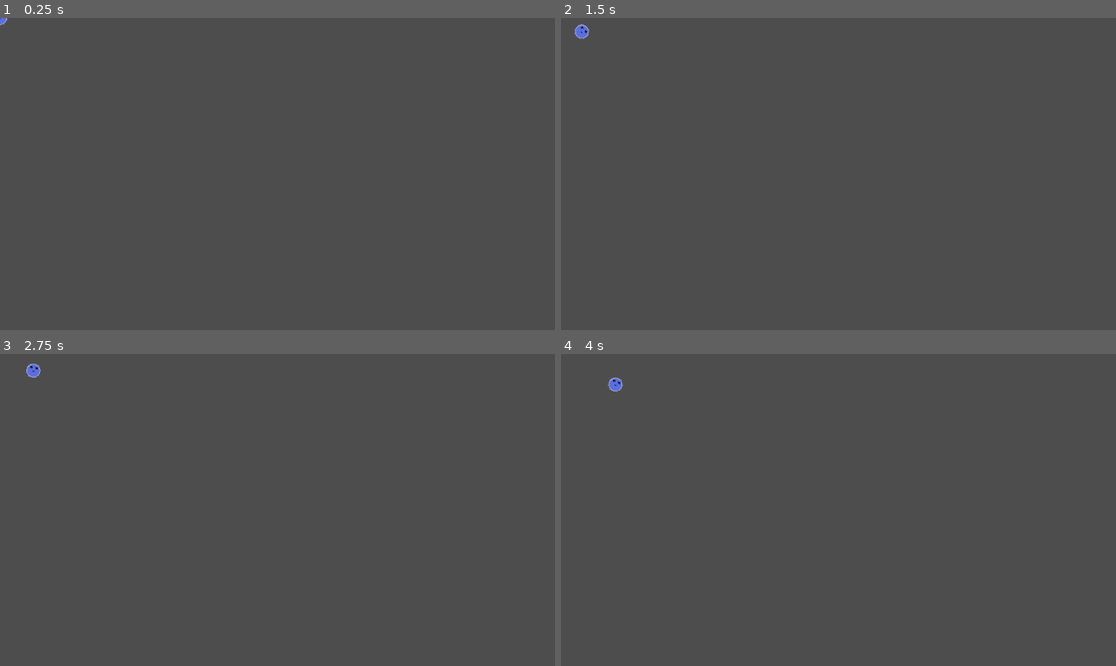
Above: before the commit, frames 1-4 (two rows, left to right).
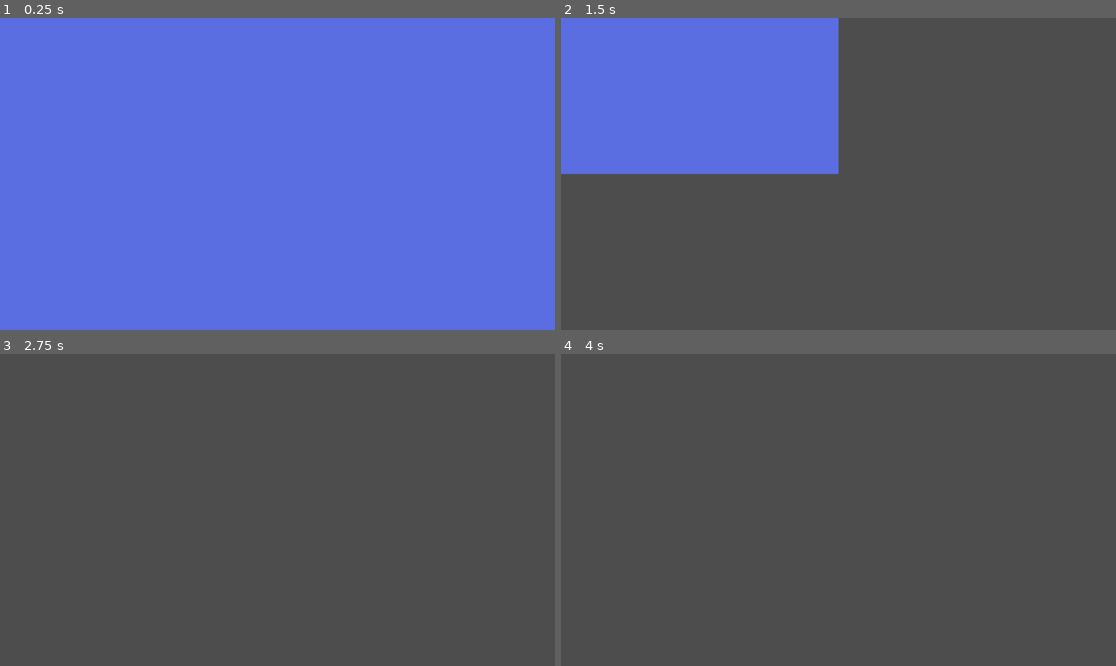
Above: after the commit, the same moments.

Repository: Ethan-D-S/primordial
Game: Godot game, scene res://player.tscn
Same seed, same stepped clock (60 frames per second), same inputs: the game is played once before the commit and once after it. The project has no main scene, so this scene is started directly.
Inputs (mouse positions are in pixels of both pictures, inside the frame that each line leads up to):
- Up to frame 1 (0.25 s): no input
- Up to frame 2 (1.5 s): tap Enter at 0.5 s; move the mouse to (960, 158) at 0.52 s; click (960, 158) at 0.6 s; tap Space at 1.25 s; move the mouse to (727, 189) at 1.27 s; click (727, 189) at 1.35 s
- Up to frame 3 (2.75 s): move the mouse to (333, 441) at 2.02 s; click (333, 441) at 2.1 s
- Up to frame 4 (4 s): tap Enter at 2.75 s; move the mouse to (810, 572) at 2.77 s; click (810, 572) at 2.85 s; tap Space at 3.5 s; move the mouse to (1005, 556) at 3.52 s; click (1005, 556) at 3.6 s

The runs differ from the first frame. In frame 1, 100% of the frame differs, in the area x 0-100%, y 0-100%; in frame 2, 25%; in frame 3, less than 0.1%; in frame 4, less than 0.1%.

Commit message:
Added grow function and rotated sprite to follow mouse better

Diff:
--- a/player.gd
+++ b/player.gd
@@ -9,3 +9,7 @@
 func _physics_process(delta):
 	get_input()
 	move_and_slide()
+	grow()
+
+func grow():
+	scale = scale * 1.5
--- a/player.tscn
+++ b/player.tscn
@@ -10,6 +10,7 @@
 script = ExtResource("1_onrkg")
 
 [node name="Sprite2D" type="Sprite2D" parent="."]
+rotation = 1.5708
 texture = ExtResource("1_4flbx")
 
 [node name="CollisionShape2D" type="CollisionShape2D" parent="."]
